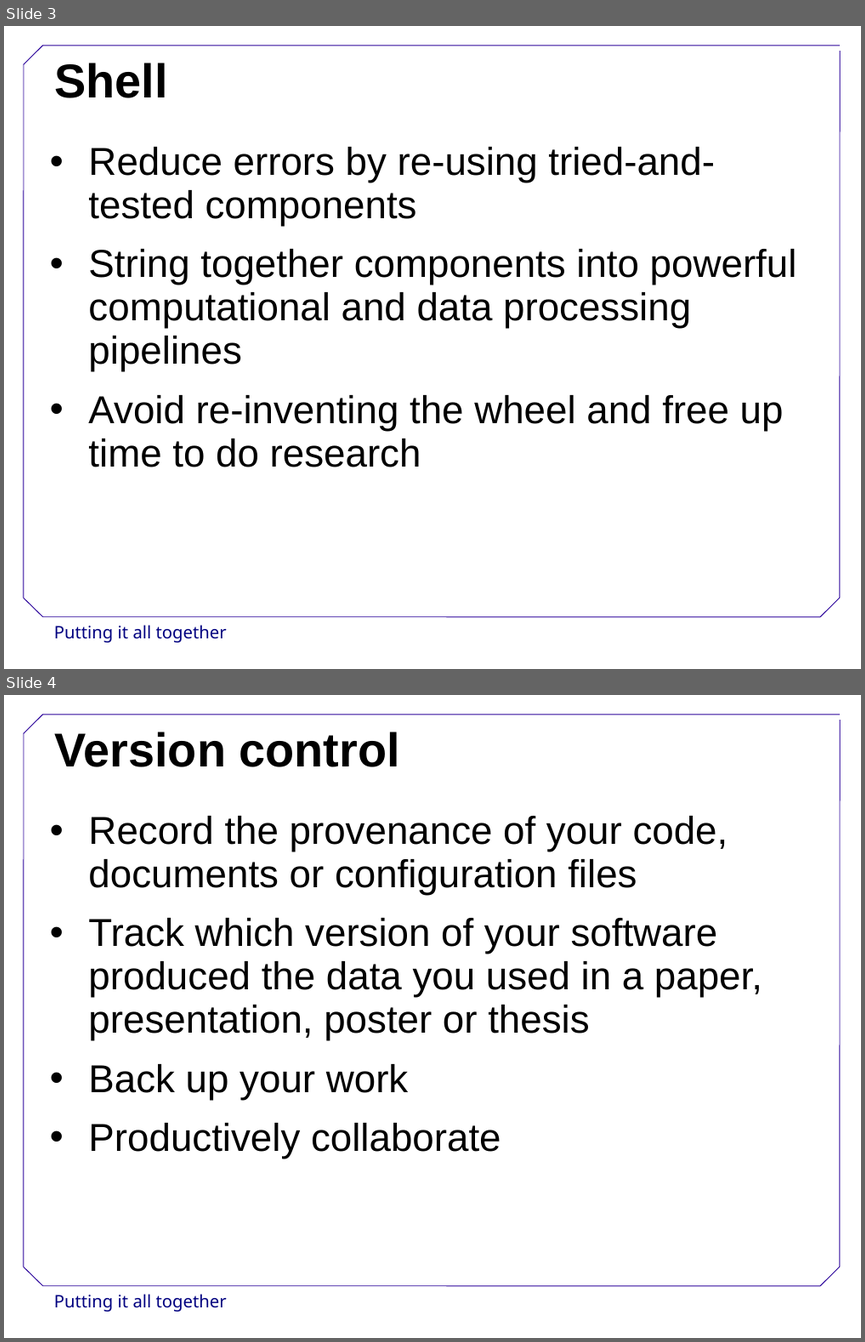
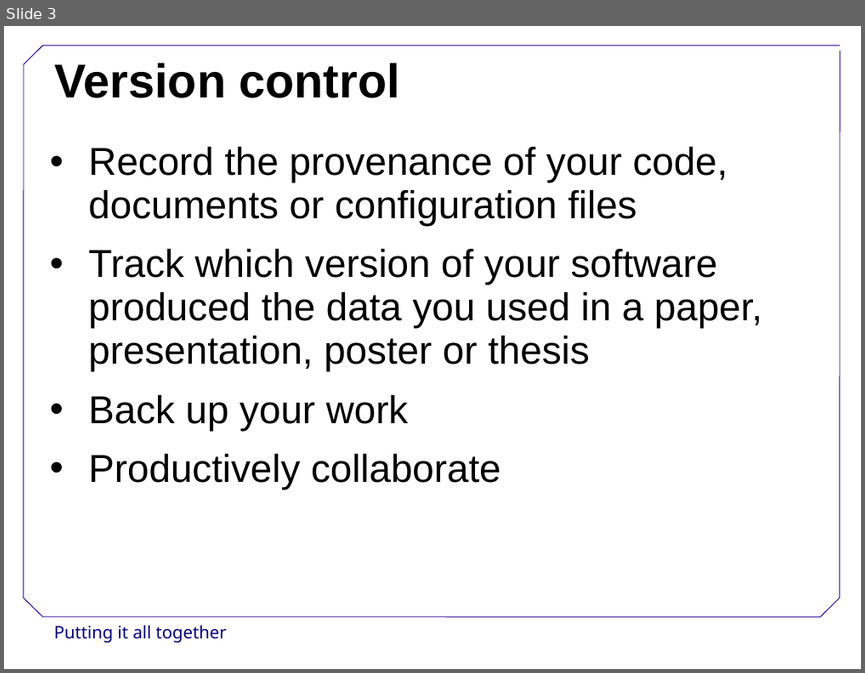
Before and after one commit to swcarpentry/DEPRECATED-boot-camps, a slide deck: slides/PuttingItAllTogether.ppt. Shown one above the other, each under a label of ours: slides 3 and 4 before the commit, slide 3 after it. The pictures are 865x1342 and 865x673 pixels, drawn with LibreOffice and Linux fonts; fonts in the diff are those of the drawing; background and template pictures are left out. Boxes give left, top, right and bottom in pixels: in the first picture for what was removed or moved away, otherwise in the second. Text is boxed around its words. In the diff, an @@ line names an element or a change of style, - is before the commit and + after.

```diff
--- a/slides/PuttingItAllTogether.ppt
+++ b/slides/PuttingItAllTogether.ppt
@@ slide 3 removed at (4,26,861,669), background #FFFFFF; not listed: 9 template elements that a slide beside it also shows @@
@@ title removed at (54,63,167,98) @@
-Shell
@@ text removed at (88,147,797,467) @@
-• Reduce errors by re-using tried-and-tested components
-• String together components into powerful computational and data processing pipelines
-• Avoid re-inventing the wheel and free up time to do research
@@ what was slide 4 is now slide 3 @@
```
Also in this commit, not shown: 5 slides changed, 6 slides added, 10 other slides removed, 6 other files.
